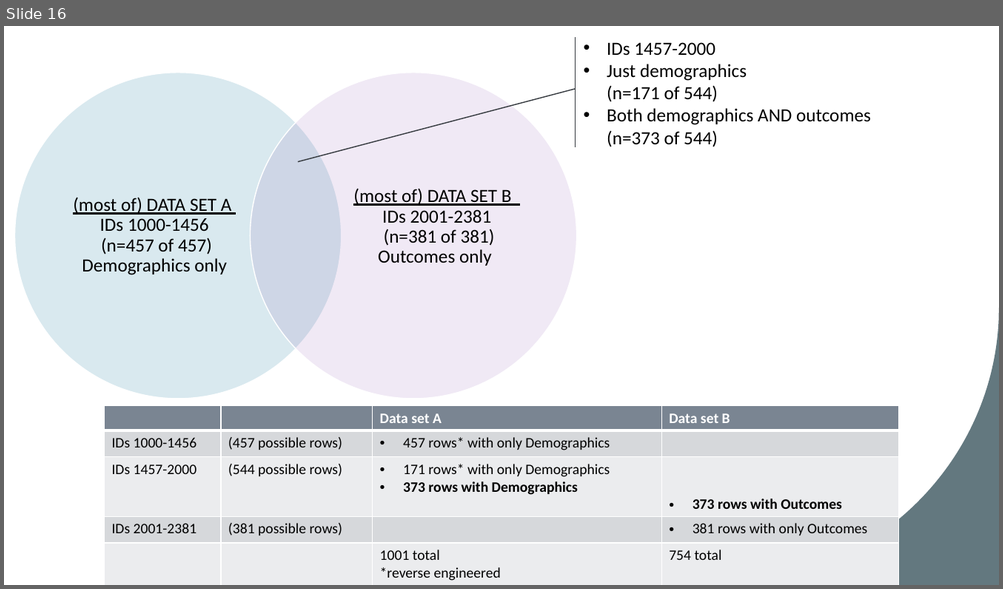
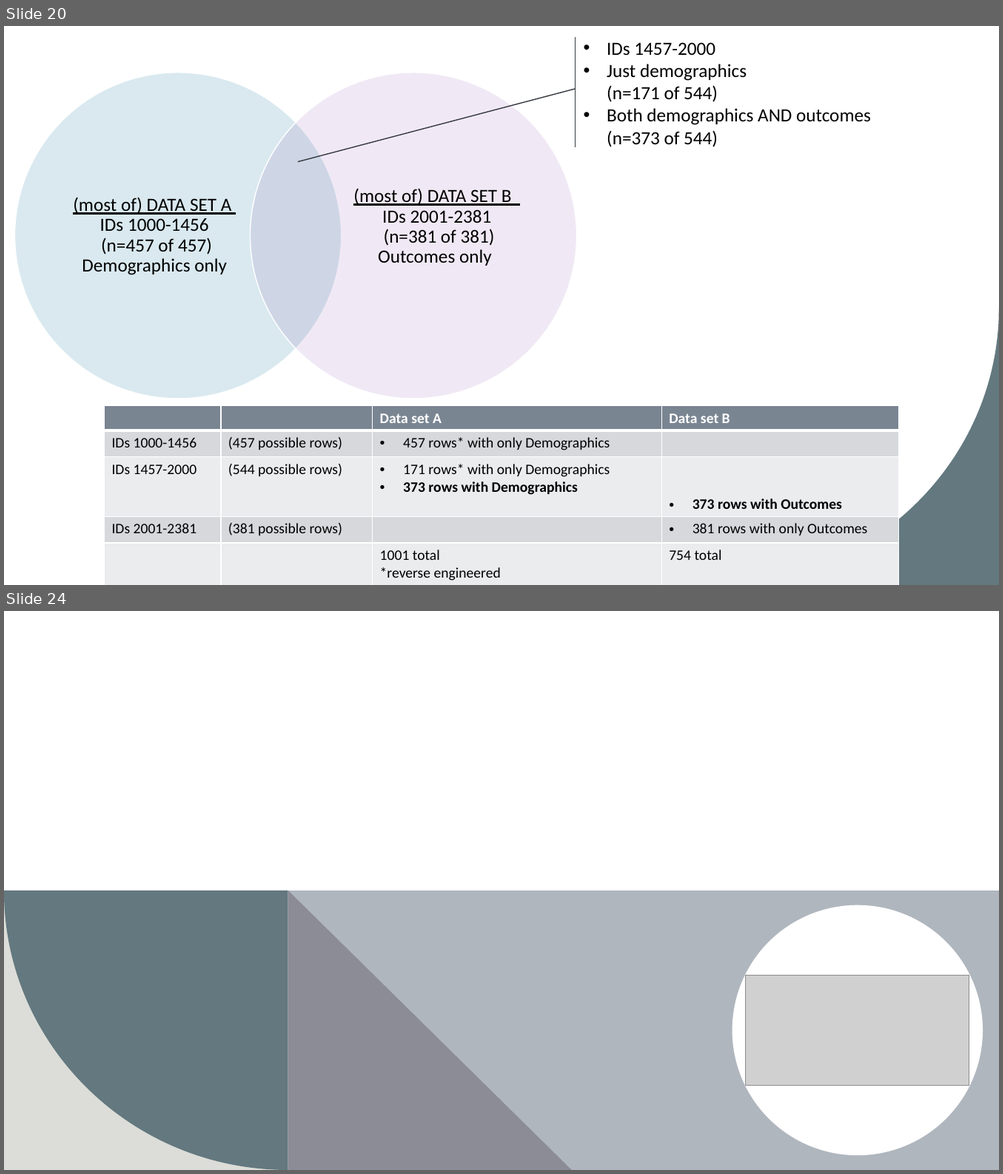
Before and after one commit to josephine-mckelvy/2025-CAH, a slide deck: 2025-06-30 CAH.pptx. Shown one above the other, each under a label of ours: slide 16 before the commit, slides 20 and 24 after it; the slides between them are not shown. The pictures are 1003x589 and 1003x1174 pixels, drawn with LibreOffice and Linux fonts; fonts in the diff are those of the drawing; grey boxes stand for pictures. Boxes give left, top, right and bottom in pixels: in the first picture for what was removed or moved away, otherwise in the second. Text is boxed around its words. In the diff, an @@ line names an element or a change of style, - is before the commit and + after.

```diff
--- a/2025-06-30 CAH.pptx
+++ b/2025-06-30 CAH.pptx
@@ slide 24 added at bbox=[4, 611, 999, 1170], background #FFFFFF @@
@@ rectangle added at bbox=[4, 611, 999, 1170], fill #FFFFFF @@
@@ rectangle added at bbox=[4, 891, 288, 1170], fill #DCDDD8 @@
@@ freeform shape added at bbox=[4, 891, 288, 1170], fill #63787F @@
@@ rectangle added at bbox=[288, 891, 999, 1170], fill #AFB6BE @@
@@ freeform shape added at bbox=[288, 891, 572, 1170], fill #8C8C96 @@
@@ freeform shape added at bbox=[723, 893, 999, 1170], fill #63787F @@
@@ ellipse added at bbox=[732, 906, 983, 1156], fill #FFFFFF @@
@@ picture added at bbox=[745, 975, 970, 1085] @@
@@ what was slide 16 is now slide 20 @@
```
Also in this commit, not shown: 2 slides changed, 12 other slides added, 6 slides removed, 9 other files.
